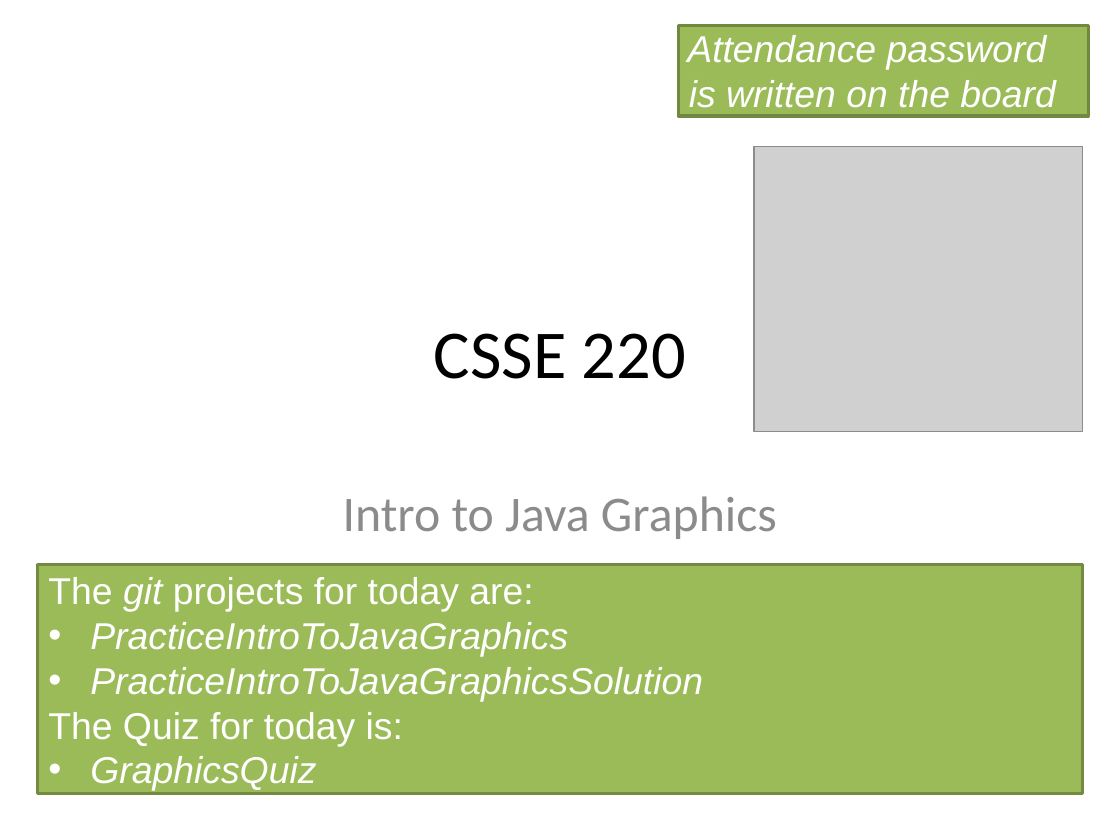
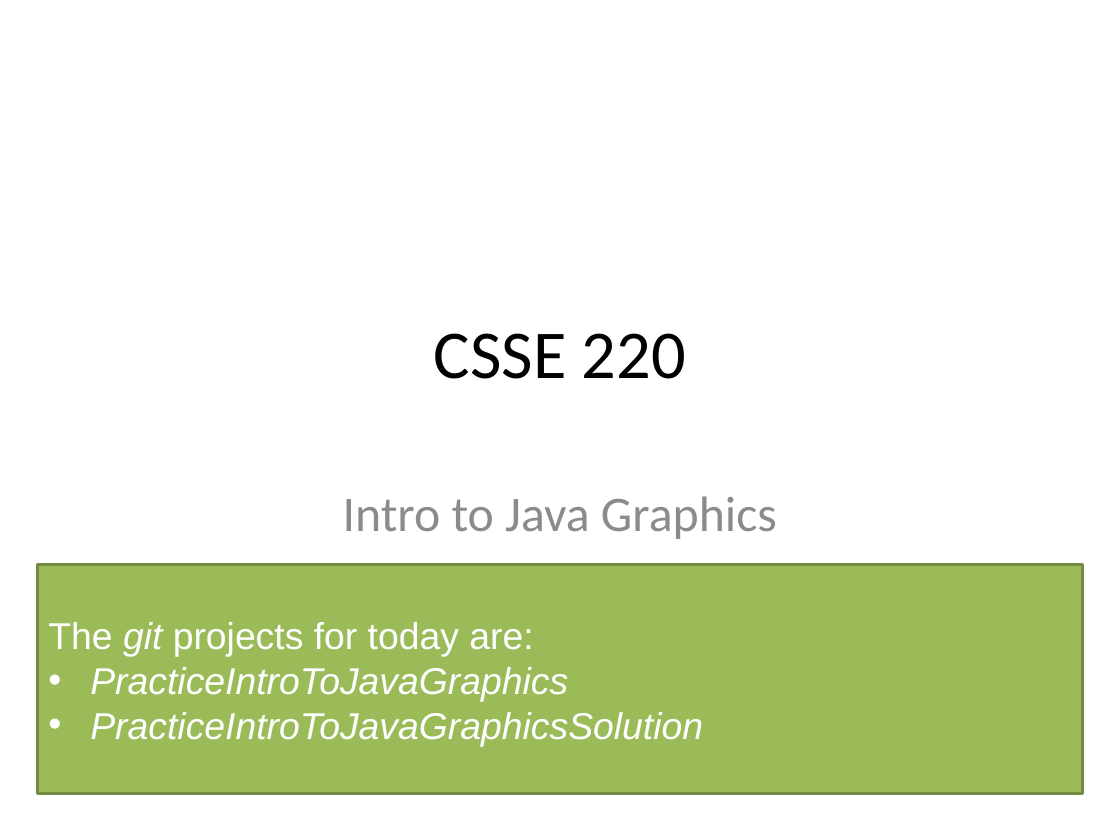
Before and after one commit to RHIT-CSSE/csse220, a slide deck: slide 1 of ClassMaterials/IntroToGraphics/Slides/Graphics.pptx. Drawn at 1120x840 pixels with LibreOffice and Linux fonts; fonts in the diff are those of the drawing; grey boxes stand for pictures. Boxes give left, top, right and bottom in pixels: in the first picture for what was removed or moved away, otherwise in the second. Text is boxed around its words. In the diff, an @@ line names an element or a change of style, - is before the commit and + after.

Commit message:
Update IntroToGraphics materials

```diff
--- a/ClassMaterials/IntroToGraphics/Slides/Graphics.pptx
+++ b/ClassMaterials/IntroToGraphics/Slides/Graphics.pptx
@@ rectangle removed at bbox=[679, 26, 1089, 116] @@
-Attendance password
-is written on the board
@@ picture removed at bbox=[754, 147, 1082, 431] @@
@@ text in rectangle at bbox=[48, 712, 403, 791]: paragraphs removed @@
-The Quiz for today is:
-• GraphicsQuiz
```
Also in this commit, not shown: 2 other slides changed, 1 other file.
